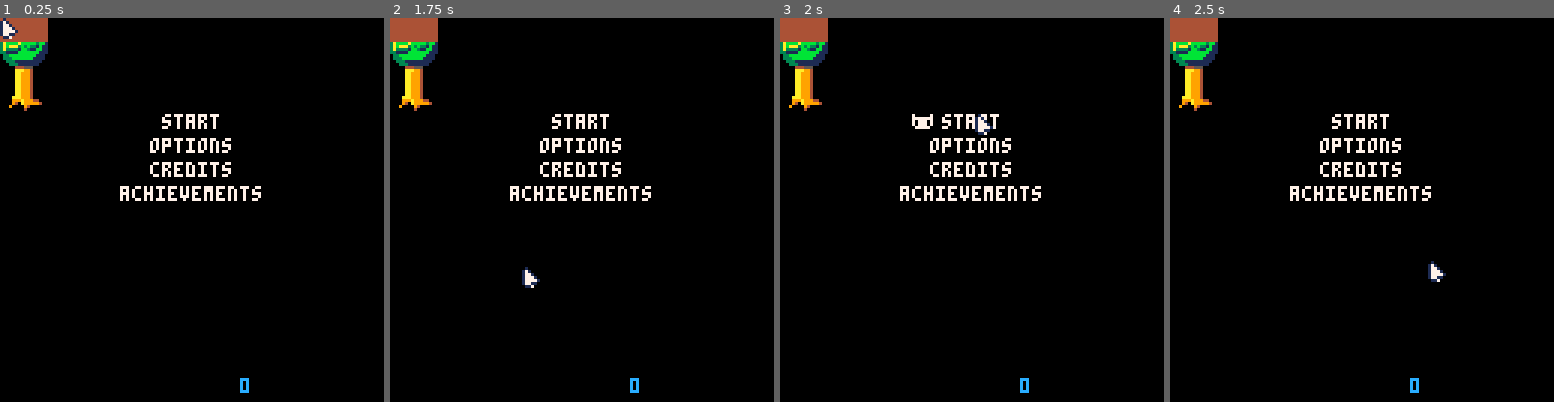
Above: before the commit, frames 1-4 (left to right).
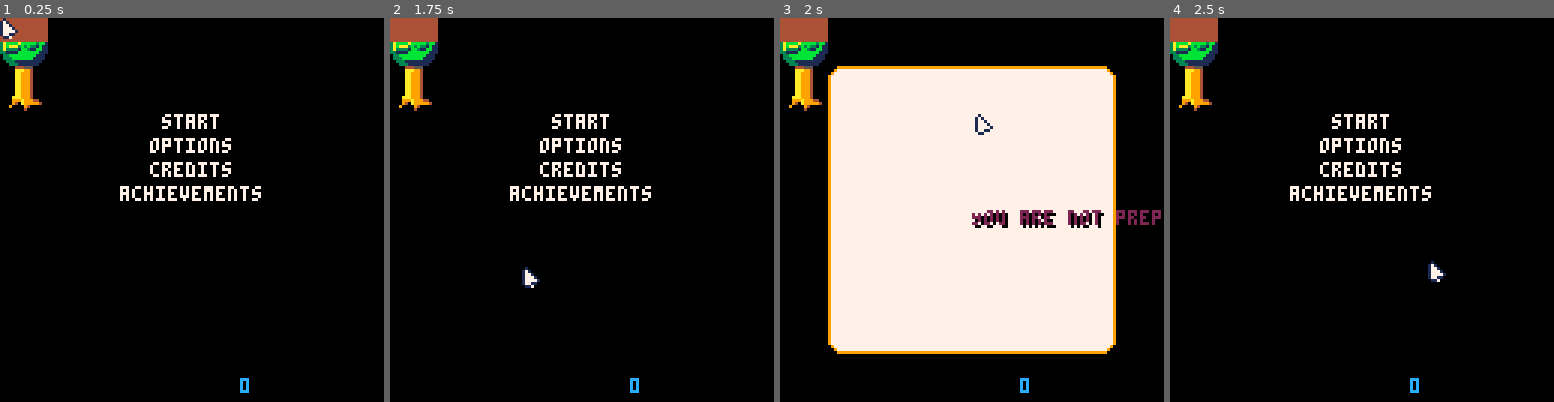
Above: after the commit, the same moments.

Repository: Mastoast/LDJam58
Game: PICO-8 cartridge ldjam58.p8
Two runs of this game, one before a commit and one after it. Both use one fixed random seed, a clock stepped at 60 frames per second and the inputs below.
Inputs (mouse positions are in pixels of both pictures, inside the frame that each line leads up to):
- Up to frame 1 (0.25 s): no input
- Up to frame 2 (1.75 s): click (459, 121) at 0.67 s; tap X (X key) at 1.07 s; click (520, 267) at 1.22 s
- Up to frame 3 (2 s): click (975, 114) at 1.77 s
- Up to frame 4 (2.5 s): tap X (X key) at 2.07, 2.4 s; click (1427, 259) at 2.32 s

Frames 1-2 are identical in both runs. In frame 3, 54% of the frame differs, in the area x 12-100%, y 12-88%; in frame 4, nothing differs.

Commit message:
Add achievemnt update

Diff:
--- a/main.lua
+++ b/main.lua
@@ -4,6 +4,7 @@
     -- disable key repeat
     poke(0x5f5c, -1)
     gtime = 0
+    gstate = 1
     ndeath = 0
     freeze_time = 0
     shake = 0
@@ -14,8 +15,12 @@
     init_level()
     init_main_menu()
     init_achievements_menu()
-    create(cursor, -120, -120)
+    mouse = create(cursor, -120, -120)
 end
+
+-- gstate
+-- 1 = Menu
+-- 2 = popup
 
 function init_level()
     gtime = 0
@@ -31,11 +36,28 @@
     -- end
 end
 
+function init_popup(achievement)
+    popup_objects = {}
+    gstate = 2
+    local title = create(text, 64, 64, 8, 8, popup_objects)
+    title.text = achievement.name
+    title.color = 2
+end
+
+function close_popup()
+    popup_objects = {}
+    gstate = 1
+end
+
 function _update60()
     -- timers
     gtime += 1
 
-    update_level()
+    if gstate == 1 then
+        update_level()
+    elseif gstate == 2 then
+        update_popup()
+    end
 end
 
 function update_level()
@@ -61,7 +83,7 @@
         o.hover = on_cursor(o)
         o:update()
 
-        if btnp(5) and o.hover then
+        if btnp(❎) and o.hover then
             o:on_click()
         end
 
@@ -72,6 +94,25 @@
 
     for a in all(particles) do
         a:update()
+    end
+end
+
+function update_popup()
+    for o in all(popup_objects) do
+
+        o.hover = on_cursor(o)
+        o:update()
+
+        if btnp(❎) and o.hover then
+            o:on_click()
+        end
+
+        if o.destroyed then
+            del(popup_objects, o)
+        end
+    end
+    if btnp(❎) then
+        close_popup()
     end
 end
 
@@ -99,7 +140,19 @@
     end
 
     -- UI
+    if gstate == 2 then draw_popup() end
+    mouse:draw()
     print(printable, cam.x + 80, cam.y + 120, -4)
+end
+
+function draw_popup()
+    mx, my = 16, 16
+    rrectfill(cam.x + mx, cam.y + my, 128 - mx*2, 128 - my*2, 4, 7)
+    rrect(cam.x + mx, cam.y + my, 128 - mx*2, 128 - my*2, 4, 9)
+
+    for o in all(popup_objects) do
+        o:draw()
+    end
 end
 
 -- UTILS
--- a/menu.lua
+++ b/menu.lua
@@ -8,6 +8,7 @@
     start.text = "start"
     start.is_centered = true
     start:init()
+    start.on_click = start_game
     local options = create(text, 64, 40)
     options.text = "options"
     options.is_centered = true
@@ -30,9 +31,7 @@
     local line_size = 5
     for i = 0, #all_achievements - 1 do
         local badge = create(badge, x + mx + (i % line_size) * distance, y + my + flr(i \ line_size) * distance)
-        badge.name = all_achievements[i+1].name
-        badge.description = all_achievements[i+1].description
-        badge.tip = all_achievements[i+1].tip
+        badge.achievement_index = i+1
     end
     --
     local back_btn = create(text, badges_menu.x + 110, badges_menu.y + 112)
@@ -41,6 +40,16 @@
     back_btn.on_click = move_to_main_menu
 end
 
+--
+
+function unlock_badge(badge)
+    if badge.unlocked == true then return end
+    init_popup(badge)
+    badge.unlocked = true
+end
+
+--
+
 function move_to_main_menu(self)
     tcam.x, tcam.y = main_menu.x, main_menu.y
 end
@@ -48,3 +57,7 @@
 function move_to_achievements(self)
     tcam.x, tcam.y = badges_menu.x, badges_menu.y
 end
+
+function start_game(self)
+    unlock_badge(all_achievements[4])
+end
--- a/object.lua
+++ b/object.lua
@@ -119,7 +119,7 @@
 
 end
 
-function create(type, x, y, hit_w, hit_h)
+function create(type, x, y, hit_w, hit_h, object_list)
     local obj = {}
     obj.base = type
     obj.x = x
@@ -127,7 +127,7 @@
     obj.hit_w = hit_w or type.hit_w or 8
     obj.hit_h = hit_h or type.hit_h or 8
     setmetatable(obj, lookup)
-    add(objects, obj)
+    add(object_list or objects, obj)
     obj:init()
     return obj
 end
--- a/objects.lua
+++ b/objects.lua
@@ -61,20 +61,24 @@
 -- mouse cursor
 cursor = new_type(16)
 
-function cursor.update(self)
-    self.x = cam.x + stat(32)
-    self.y = cam.y + stat(33)
+function cursor.draw(self)
+    spr(self.spr, cam.x + stat(32), cam.y + stat(33))
 end
 
 -- achievement badge
 badge = new_type(0)
 
 function badge.draw(self)
-    -- print(self.name, self.x, self.y)
-    rectfill(self.x, self.y, self.x + self.hit_w - 1, self.y + self.hit_h - 1, 9)
+    local achievement = all_achievements[self.achievement_index]
+    color = achievement.unlocked and 9 or 1
+    rectfill(self.x, self.y, self.x + self.hit_w - 1, self.y + self.hit_h - 1, color)
     if self.hover then
-        print(self.name, self.x, self.y + 10)
-        print(self.description, self.x, self.y + 18)
+        if achievement.unlocked then
+            print(achievement.name, self.x, self.y + 10)
+            print(achievement.description, self.x, self.y + 18)
+        else
+            print(achievement.tip, self.x, self.y + 10)
+        end
     end
 end
 
